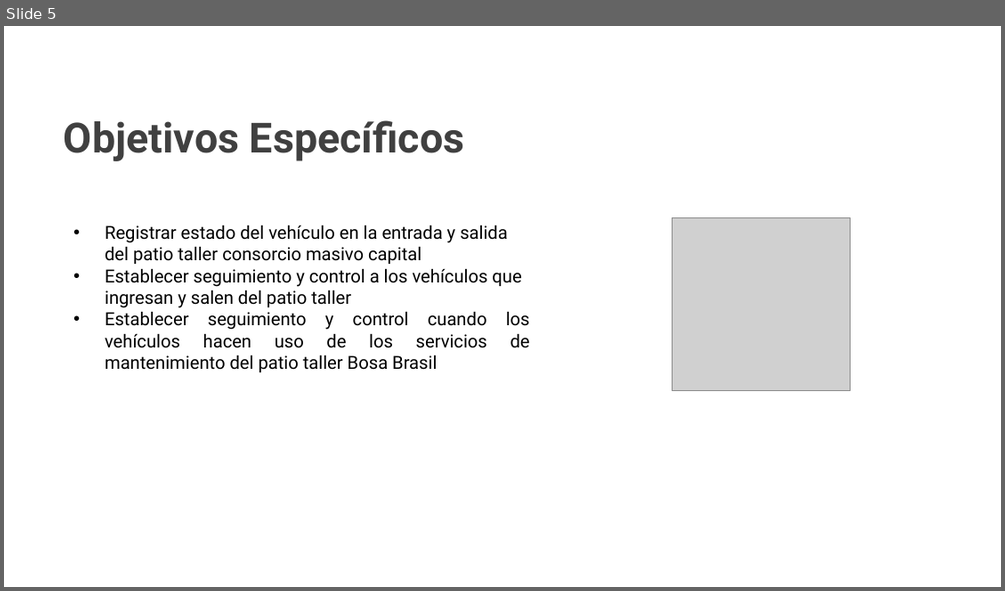
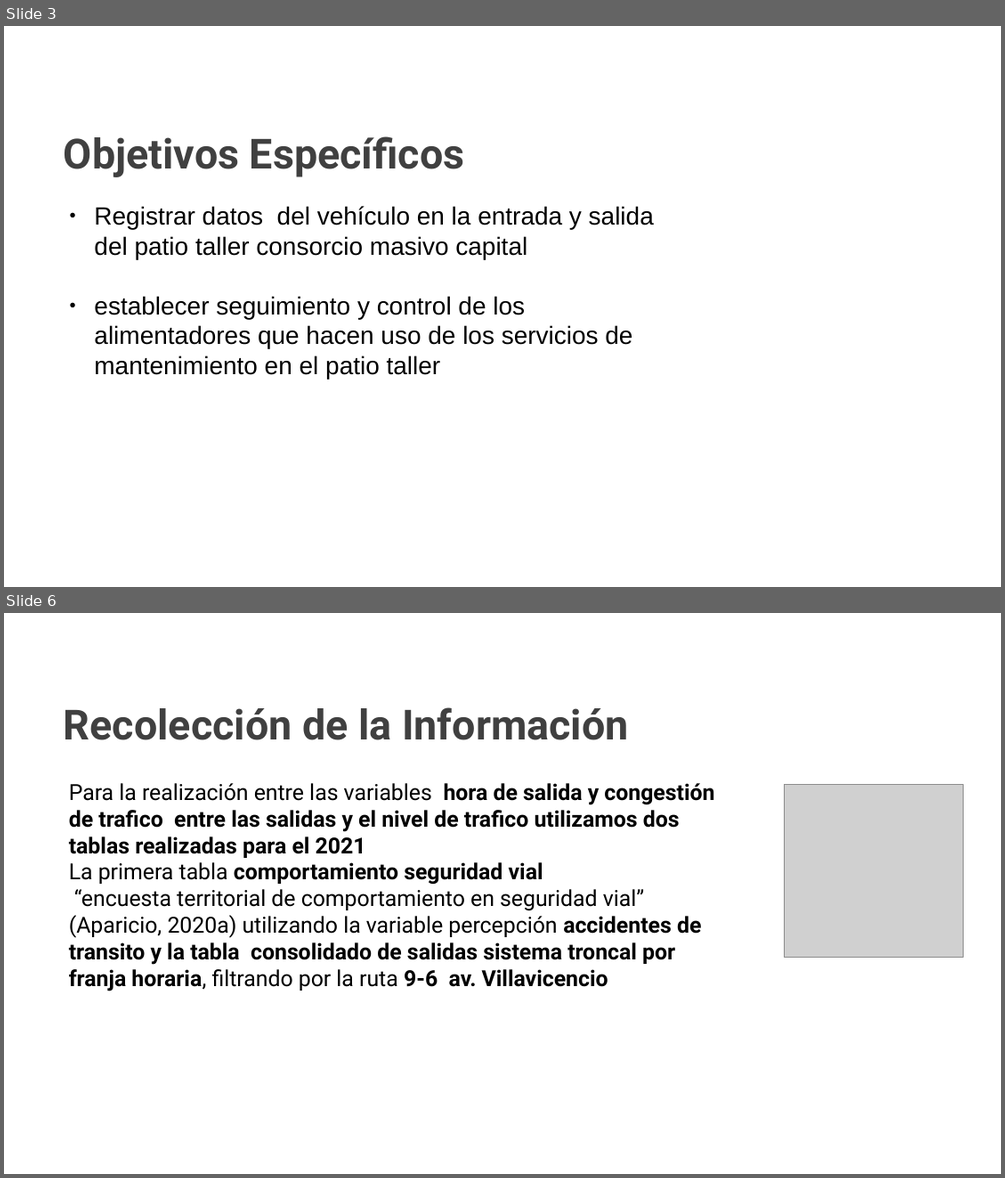
Before and after one commit to Mmartinez951/EntryQr, a slide deck: PresentaciónTIII/Presentación EntryMC.pptx. Shown one above the other, each under a label of ours: slide 5 before the commit, slides 3 and 6 after it; the slides between them are not shown. The pictures are 1005x591 and 1005x1178 pixels, drawn with LibreOffice and Linux fonts; fonts in the diff are those of the drawing; grey boxes stand for pictures; background and template pictures are left out. Boxes give left, top, right and bottom in pixels: in the first picture for what was removed or moved away, otherwise in the second. Text is boxed around its words. In the diff, an @@ line names an element or a change of style, - is before the commit and + after.

```diff
--- a/PresentaciónTIII/Presentación EntryMC.pptx
+++ b/PresentaciónTIII/Presentación EntryMC.pptx
@@ slide 6 added at <box>4,613,1001,1174</box>, background picture (left out) @@
@@ text added at <box>64,707,628,740</box>, 30 pt, text #404040, bold @@
+Recolección de la Información
@@ text added at <box>69,783,714,991</box>, 16 pt, text #000000, bold @@
+Para la realización entre las variables hora de salida y congestión de trafico entre las salidas y el nivel de trafico utilizamos dos tablas realizadas para el 2021
+La primera tabla comportamiento seguridad vial
+“encuesta territorial de comportamiento en seguridad vial” (Aparicio, 2020a) utilizando la variable percepción accidentes de transito y la tabla consolidado de salidas sistema troncal por franja horaria, filtrando por la ruta 9-6 av. Villavicencio
@@ picture added at <box>785,785,963,957</box> @@
@@ what was slide 5 is now slide 3 @@
@@ slide 3 changed as well @@
@@ text "Objetivos Específicos": place and size @@
-text "Objetivos Específicos" at <box>64,120,465,161</box>
+text "Objetivos Específicos" at <box>64,136,465,177</box>
@@ text "Objetivos Específicos" at <box>64,136,465,177</box>: list level 2 to 1 in "Objetivos Específicos" @@
@@ text at <box>94,206,654,378</box>: text changed; size 13 to 18 pt; font Roboto to Arial @@
-• Registrar estado del vehículo en la entrada y salida del patio taller consorcio masivo capital
-• Establecer seguimiento y control a los vehículos que ingresan y salen del patio taller
-• Establecer seguimiento y control cuando los vehículos hacen uso de los servicios de mantenimiento del patio taller Bosa Brasil
+● Registrar datos del vehículo en la entrada y salida del patio taller consorcio masivo capital
+● establecer seguimiento y control de los alimentadores que hacen uso de los servicios de mantenimiento en el patio taller
@@ picture removed at <box>672,217,850,390</box> @@
```
Also in this commit, not shown: 3 other slides changed, 4 other slides added, 5 slides removed.
